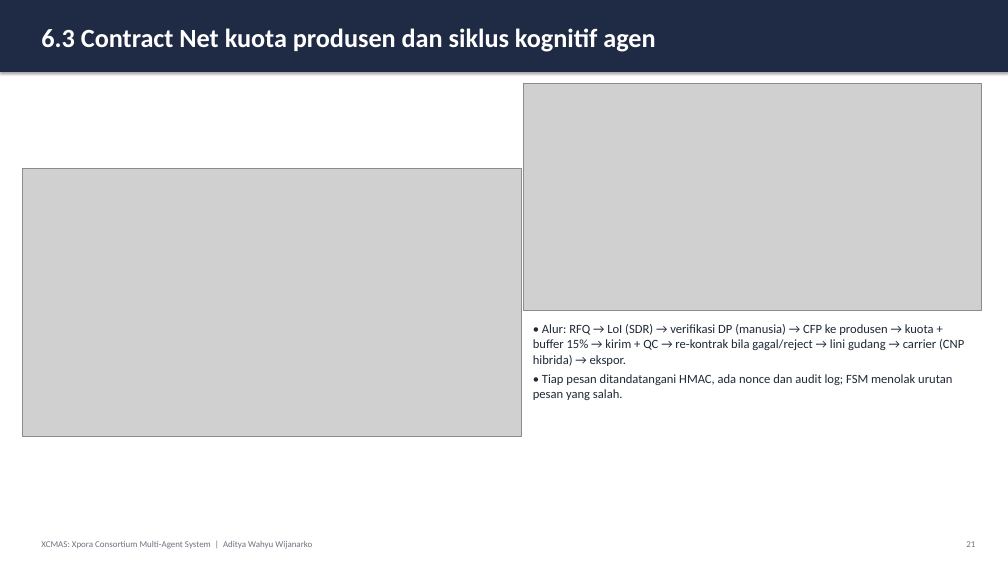
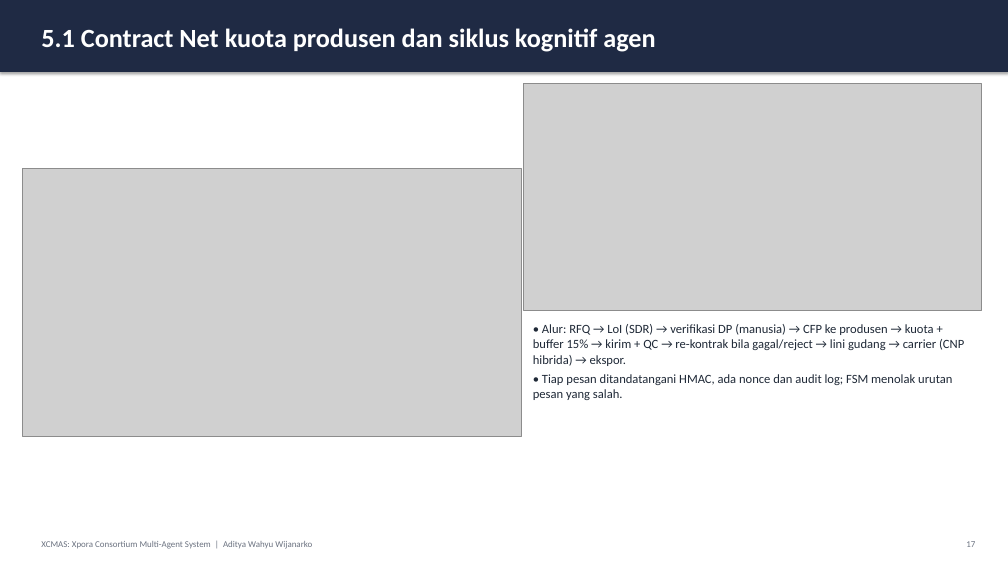
Before and after one commit to AdityaIKO/Agentic-Enterprise, a slide deck: slide 17 of docs/Presentasi_Tugas1.pptx (slide 21 before the commit). Drawn at 1008x567 pixels with LibreOffice and Linux fonts; fonts in the diff are those of the drawing; grey boxes stand for pictures. Boxes give left, top, right and bottom in pixels: in the first picture for what was removed or moved away, otherwise in the second. Text is boxed around its words. In the diff, an @@ line names an element or a change of style, - is before the commit and + after.

```diff
--- a/docs/Presentasi_Tugas1.pptx
+++ b/docs/Presentasi_Tugas1.pptx
@@ text at <box>41,28,655,52</box>: text changed @@
-6.3 Contract Net kuota produsen dan siklus kognitif agen
+5.1 Contract Net kuota produsen dan siklus kognitif agen
```
Also in this commit, not shown: 34 other slides changed, 11 slides added, 7 other files.
